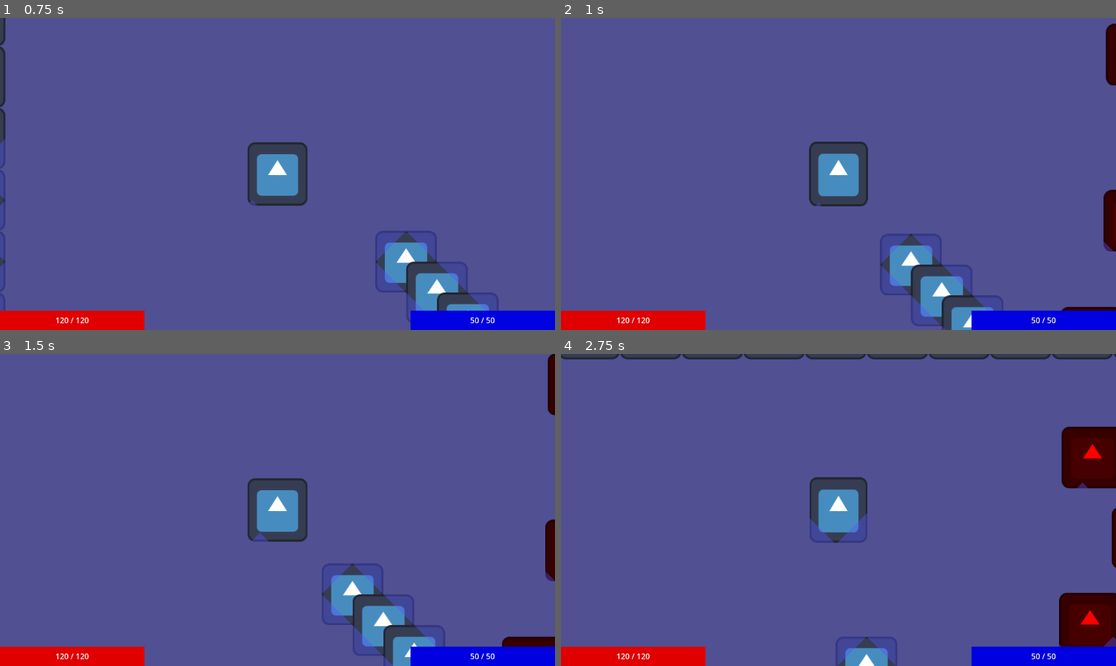
Above: before the commit, frames 1-4 (two rows, left to right).
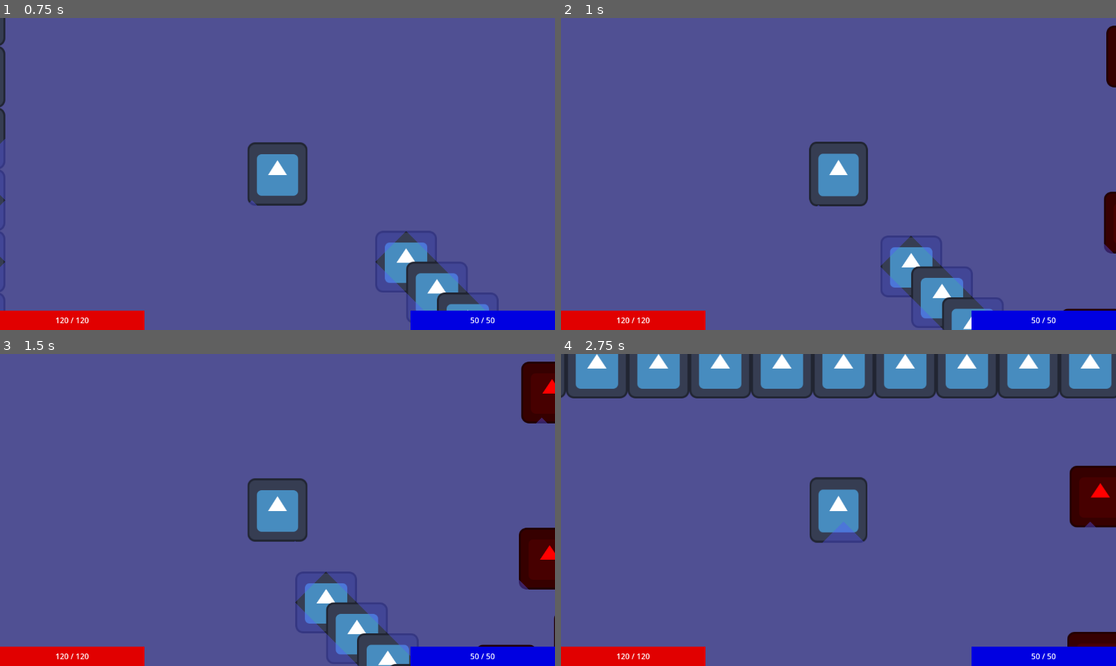
Above: after the commit, the same moments.

Repository: PietPadda/Godot_2D_ARPG
Game: Godot game, scene res://scenes/levels/main.tscn
Same seed, same stepped clock (60 frames per second), same inputs: the game is played once before the commit and once after it. The engine's default icon, where the game draws it, is replaced by a stand-in: a white triangle on a blue panel in a dark square.
Inputs (mouse positions are in pixels of both pictures, inside the frame that each line leads up to):
- Up to frame 1 (0.75 s): tap Enter at 0.5 s; move the mouse to (399, 158) at 0.52 s; tap Space (attack) at 0.6 s; click (399, 158) at 0.67 s
- Up to frame 2 (1 s): no input
- Up to frame 3 (1.5 s): move the mouse to (166, 525) at 1.27 s; tap Space (attack) at 1.35 s; click (166, 525) at 1.42 s
- Up to frame 4 (2.75 s): move the mouse to (894, 441) at 2.02 s; press the mouse at (894, 441) at 2.03 s; tap Space (attack) at 2.3 s

Frame 1 is identical in both runs. In frame 2, 1.0% of the frame differs, in the area x 45-100%, y 1-100%; in frame 3, 6.9%; in frame 4, 19%, in the area x 0-100%, y 0-100%.

Commit message:
fix(grid): prevent A* corner-cutting for correct wall pathfinding

Diff:
--- a/scripts/components/grid_movement_component.gd
+++ b/scripts/components/grid_movement_component.gd
@@ -19,7 +19,7 @@
 # We'll store the active target here.
 var current_target_pos: Vector2
 # We also need the physical stopping distance again
-const STOPPING_DISTANCE: float = 64.0
+const STOPPING_DISTANCE: float = 6.0
 
 # Stuck detection variables
 var stuck_timer: Timer
--- a/scripts/components/player_movement_component.gd
+++ b/scripts/components/player_movement_component.gd
@@ -4,7 +4,7 @@
 extends Node
 
 # Export vars
-@export var stopping_distance: float = 32.0
+@export var stopping_distance: float = 6.0
 
 # The target position for the character to move towards.
 var target_position: Vector2
--- a/scripts/core/grid_manager.gd
+++ b/scripts/core/grid_manager.gd
@@ -79,12 +79,20 @@
 				var neighbor = cell + Vector2i(x, y)
 				# We ask: "Is this neighbor a valid, walkable intersection we've already mapped?"
 				if map_coords_to_id.has(neighbor):
+					var is_diagonal = (x != 0 and y != 0)
+
+					# THE FIX: If it's a diagonal move, check for walls.
+					if is_diagonal:
+						# Check if the two adjacent neighbors are also walkable.
+						var neighbor_x = cell + Vector2i(x, 0)
+						var neighbor_y = cell + Vector2i(0, y)
+						if not map_coords_to_id.has(neighbor_x) or not map_coords_to_id.has(neighbor_y):
+							continue # One of the corners is a wall, so this diagonal is invalid.
+
+					# If we reach here, the connection is valid.
 					var neighbor_point_id = map_coords_to_id[neighbor]
-
 					# THE FIX: Apply different weights for straight vs. diagonal moves.
-					var is_diagonal = (x != 0 and y != 0)
 					var weight = 1.414 if is_diagonal else 1.0
-
 					# Connect the points with the correct weight.
 					astar_graph.connect_points(current_point_id, neighbor_point_id, weight)
 
--- a/scripts/player/states/player_move_state.gd
+++ b/scripts/player/states/player_move_state.gd
@@ -13,6 +13,8 @@
 	player.get_node("AnimationComponent").play_animation("Move")
 	# When we enter, start listening for the component to finish a step.
 	grid_movement_component.path_finished.connect(_on_path_finished)
+	# NEW: Listen for the stuck signal
+	grid_movement_component.path_stuck.connect(_on_path_stuck)
 
 	# The state now calculates its OWN initial path upon entry.
 	var start_pos = Grid.world_to_map(player.global_position)
@@ -28,6 +30,9 @@
 	# IMPORTANT: Disconnect the signal when we leave this state to prevent bugs.
 	if grid_movement_component.path_finished.is_connected(_on_path_finished):
 		grid_movement_component.path_finished.disconnect(_on_path_finished)
+	# NEW: Disconnect from the stuck signal
+	if grid_movement_component.path_stuck.is_connected(_on_path_stuck):
+		grid_movement_component.path_stuck.disconnect(_on_path_stuck)
 
 func _on_path_finished() -> void:
 	state_machine.change_state(States.PLAYER_STATE_NAMES[States.PLAYER.IDLE])
@@ -56,3 +61,14 @@
 			# Only update if a valid path was found.
 			if not new_path.is_empty():
 				grid_movement_component.move_along_path(new_path)
+
+# NEW: This function handles getting stuck during a normal move.
+func _on_path_stuck() -> void:
+	# Our path is blocked. Let's try to find a new one to the same destination.
+	var start_pos = Grid.world_to_map(player.global_position)
+	var new_path = Grid.find_path(start_pos, destination_tile)
+	if not new_path.is_empty():
+		grid_movement_component.move_along_path(new_path)
+	else:
+		# If no new path can be found, give up and go idle.
+		state_machine.change_state(States.PLAYER_STATE_NAMES[States.PLAYER.IDLE])
